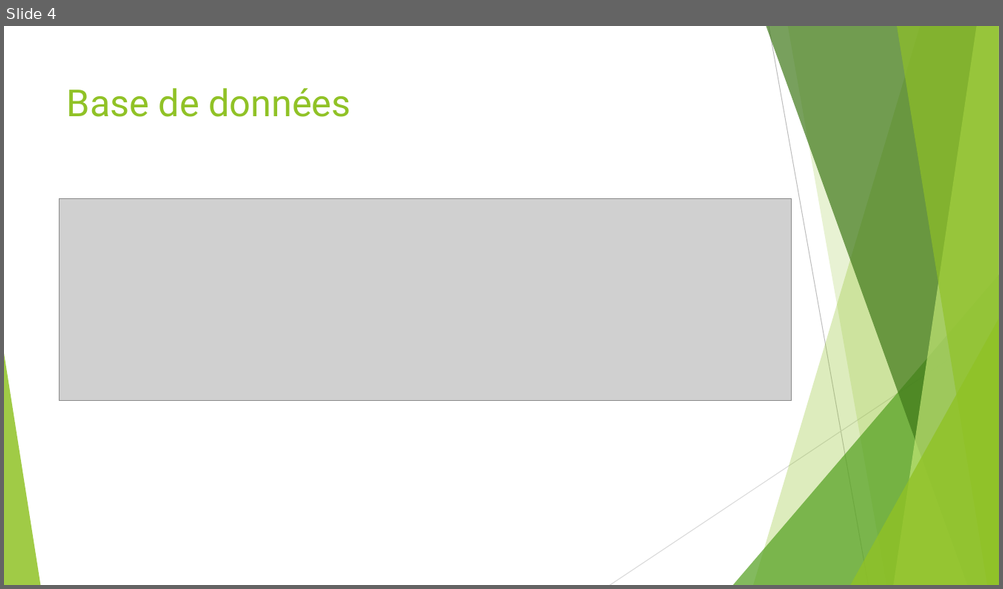
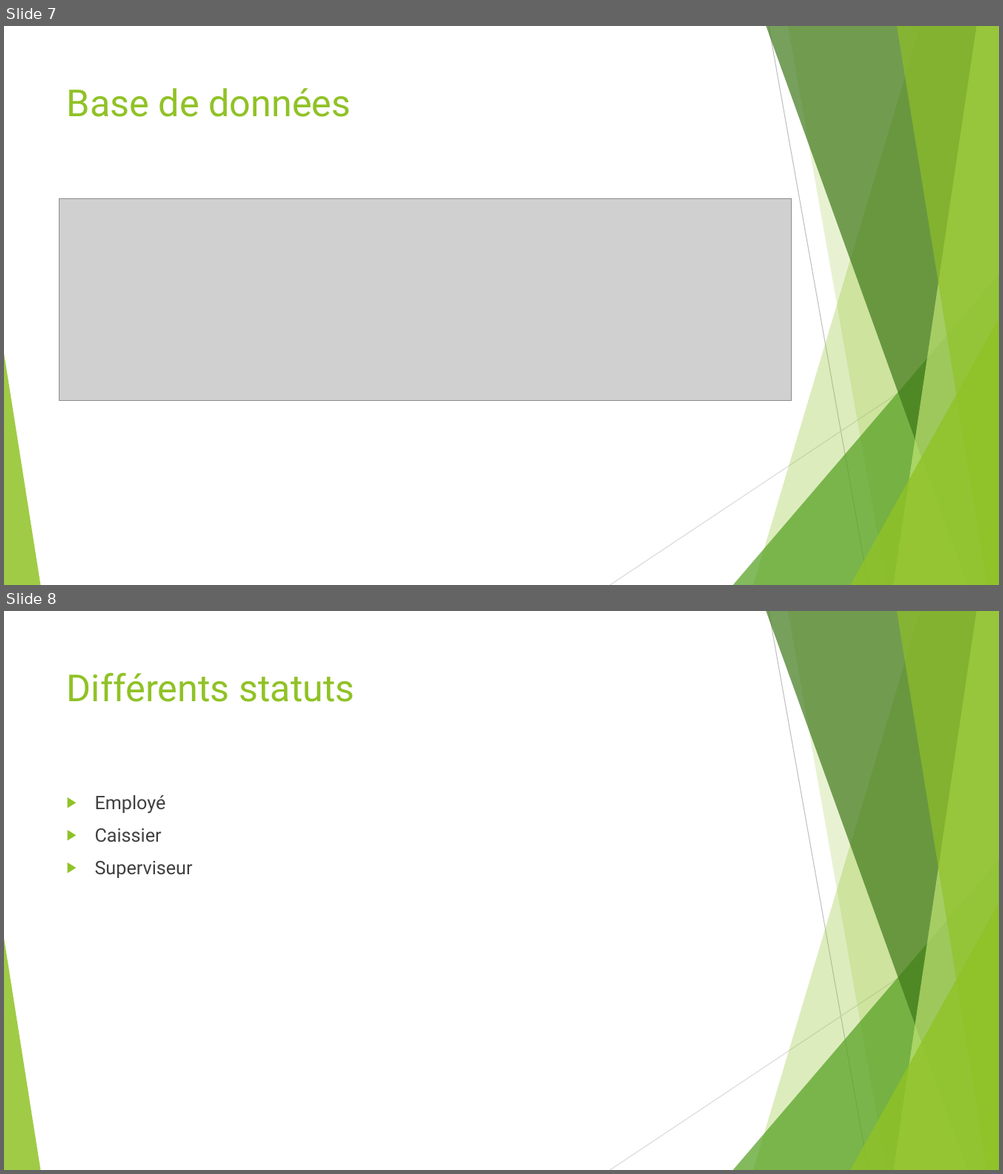
Before and after one commit to MarshallPhilip/TIP-FICTIF, a slide deck: Doc/Presentation/Presentation.pptx. Shown one above the other, each under a label of ours: slide 4 before the commit, slides 7 and 8 after it. The pictures are 1003x589 and 1003x1174 pixels, drawn with LibreOffice and Linux fonts; fonts in the diff are those of the drawing; grey boxes stand for pictures. Boxes give left, top, right and bottom in pixels: in the first picture for what was removed or moved away, otherwise in the second. Text is boxed around its words. In the diff, an @@ line names an element or a change of style, - is before the commit and + after.

```diff
--- a/Doc/Presentation/Presentation.pptx
+++ b/Doc/Presentation/Presentation.pptx
@@ slide 8 added at (4,611,999,1170), background #FFFFFF; not listed: 10 template elements that a slide beside it also shows @@
@@ title added at (67,672,355,702), 36 pt, text #90C226 @@
+Différents statuts
@@ text added at (95,795,193,878), 18 pt, text #404040 @@
+▶ Employé
+▶ Caissier
+▶ Superviseur
@@ what was slide 4 is now slide 7 @@
```
Also in this commit, not shown: 1 slide changed, 8 other slides added, 1 slide removed, 1 other file.
